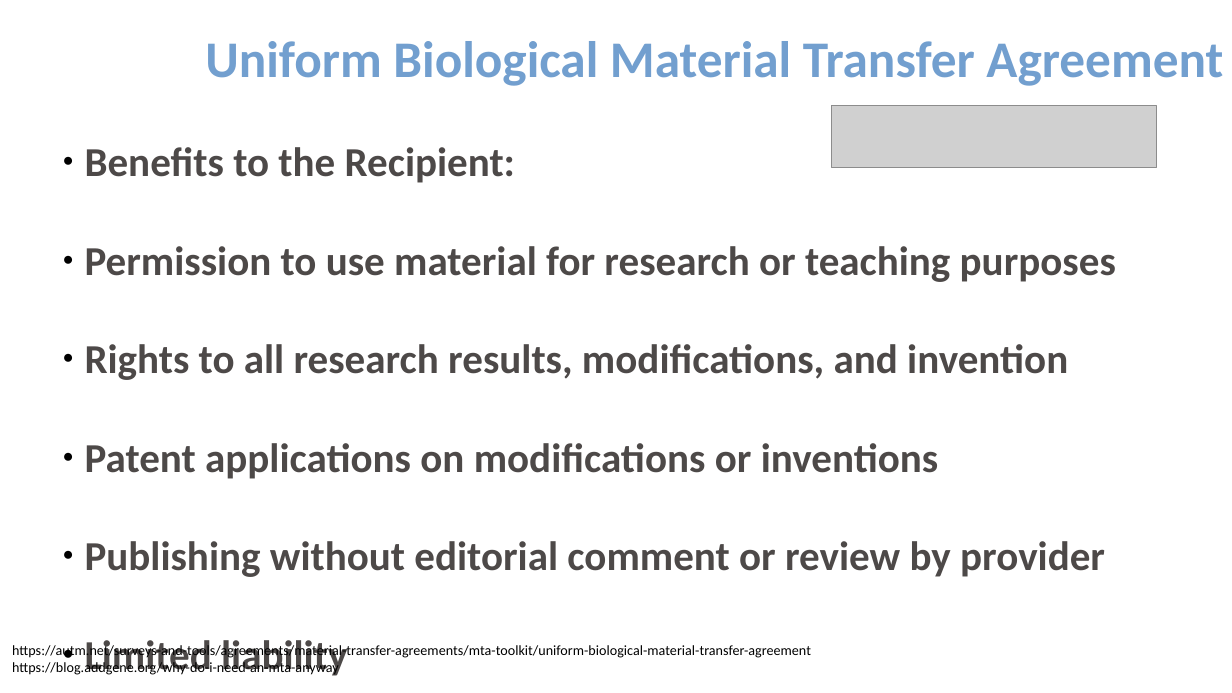
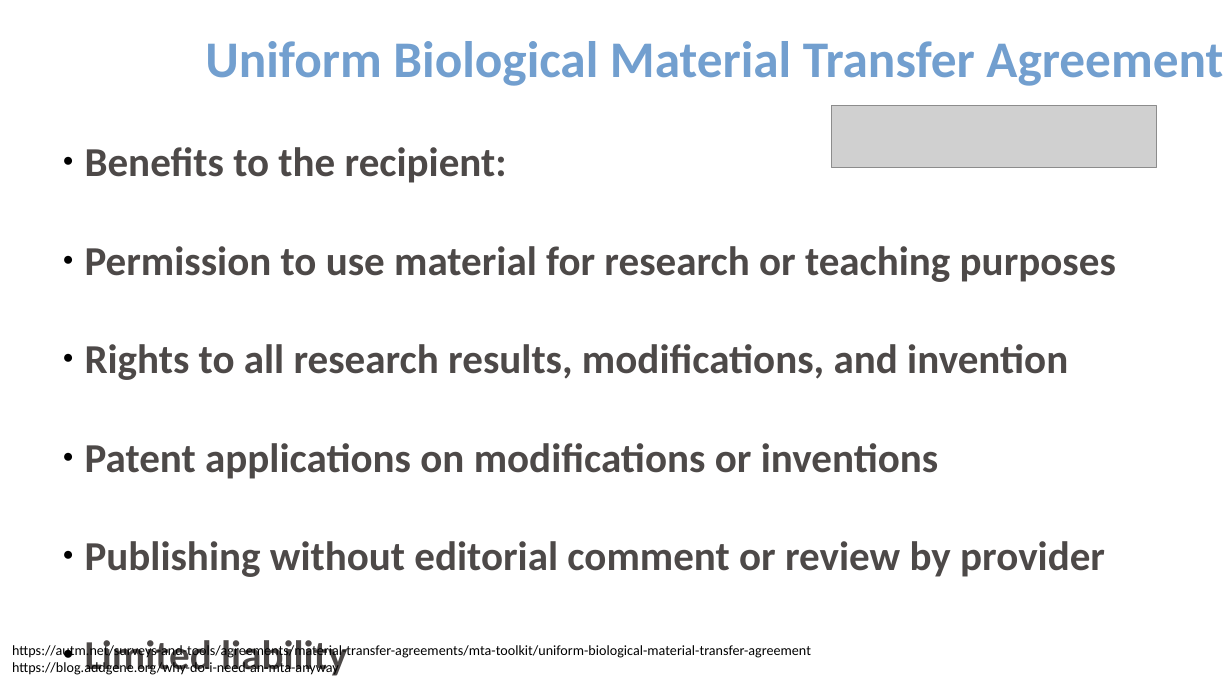
Before and after one commit to ELIXIR-Norway-Training/DMP-writing-workshop, a slide deck: slide 60 of 2021-04-22_UiB_06_Licensing.odp. Drawn at 1232x693 pixels with LibreOffice and Linux fonts; fonts in the diff are those of the drawing; grey boxes stand for pictures. Boxes give left, top, right and bottom in pixels: in the first picture for what was removed or moved away, otherwise in the second. Text is boxed around its words. In the diff, an @@ line names an element or a change of style, - is before the commit and + after.

```diff
--- a/2021-04-22_UiB_06_Licensing.odp
+++ b/2021-04-22_UiB_06_Licensing.odp
@@ text at [85,147,507,183]: text changed @@
-● Benefits to the Recipient:
+● Benefits to the recipient:
```
Also in this commit, not shown: 2 other slides changed, 6 other files.
